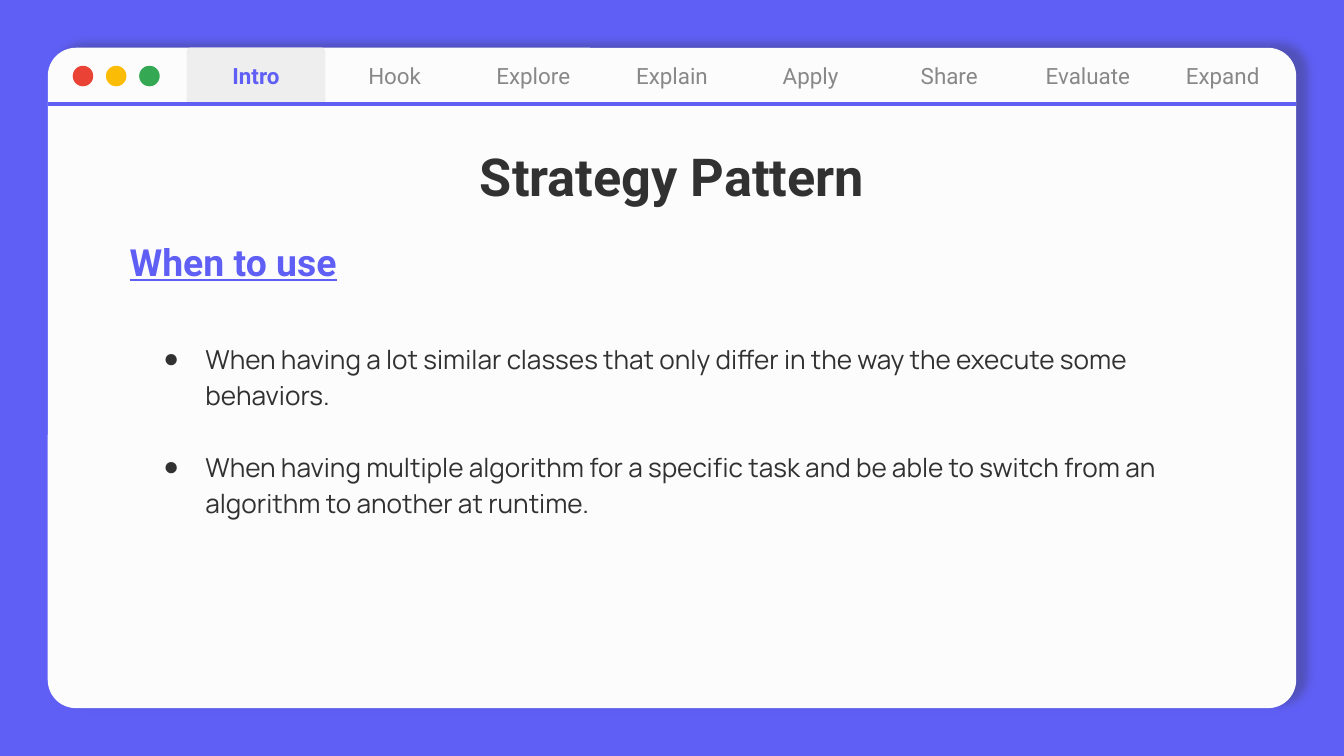
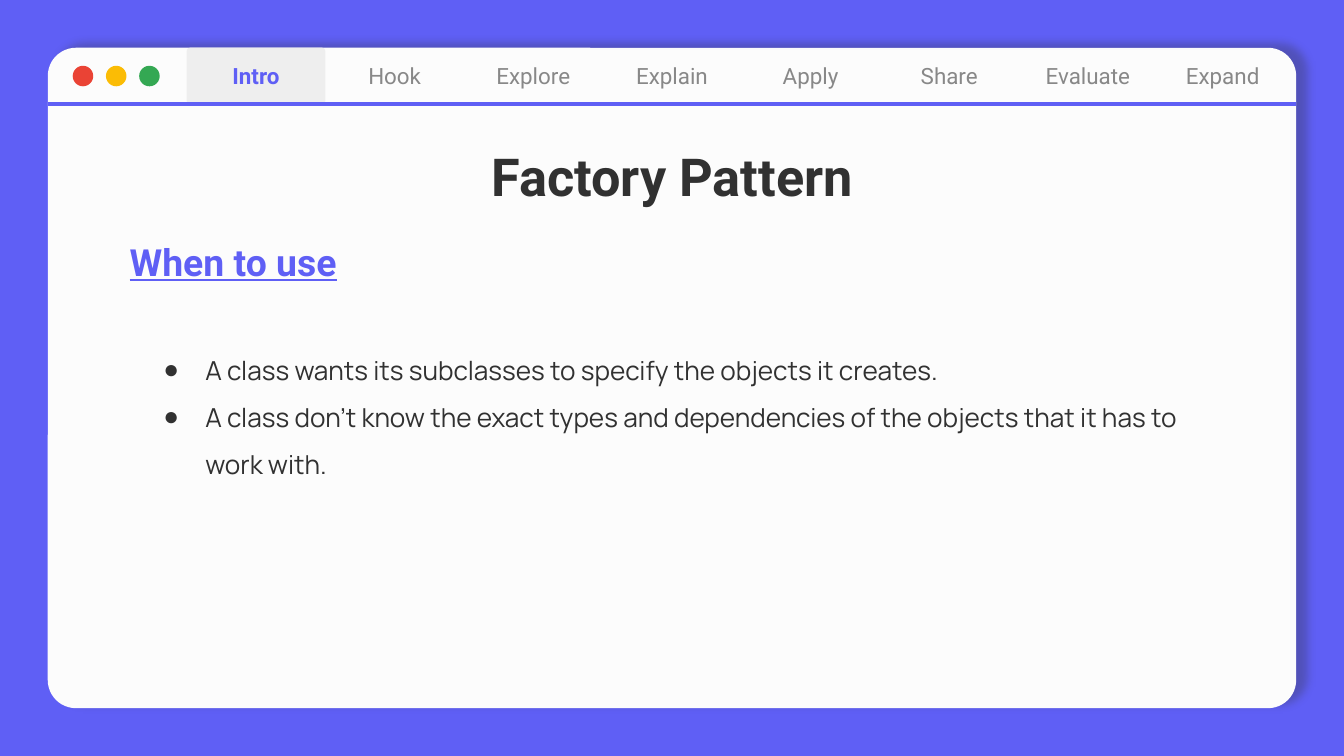
Before and after one commit to nhuhuynh1508/Design-Patterns, a slide deck: slide 6 of Factory Pattern/Factory Pattern.pptx (slide 4 before the commit). Drawn at 1344x756 pixels with LibreOffice and Linux fonts; fonts in the diff are those of the drawing. Boxes give left, top, right and bottom in pixels: in the first picture for what was removed or moved away, otherwise in the second. Text is boxed around its words. In the diff, an @@ line names an element or a change of style, - is before the commit and + after.

Commit message:
update Factory Pattern

```diff
--- a/Factory Pattern/Factory Pattern.pptx
+++ b/Factory Pattern/Factory Pattern.pptx
@@ title at <box>491,159,852,207</box>: text changed @@
-Strategy Pattern
+Factory Pattern
@@ subtitle at <box>205,360,1176,475</box>: text changed @@
-● When having a lot similar classes that only differ in the way the execute some behaviors.
-● When having multiple algorithm for a specific task and be able to switch from an algorithm to another at runtime.
+● A class wants its subclasses to specify the objects it creates.
+● A class don’t know the exact types and dependencies of the objects that it has to work with.
```
Also in this commit, not shown: 5 other slides changed, 3 slides added, 1 other file.
